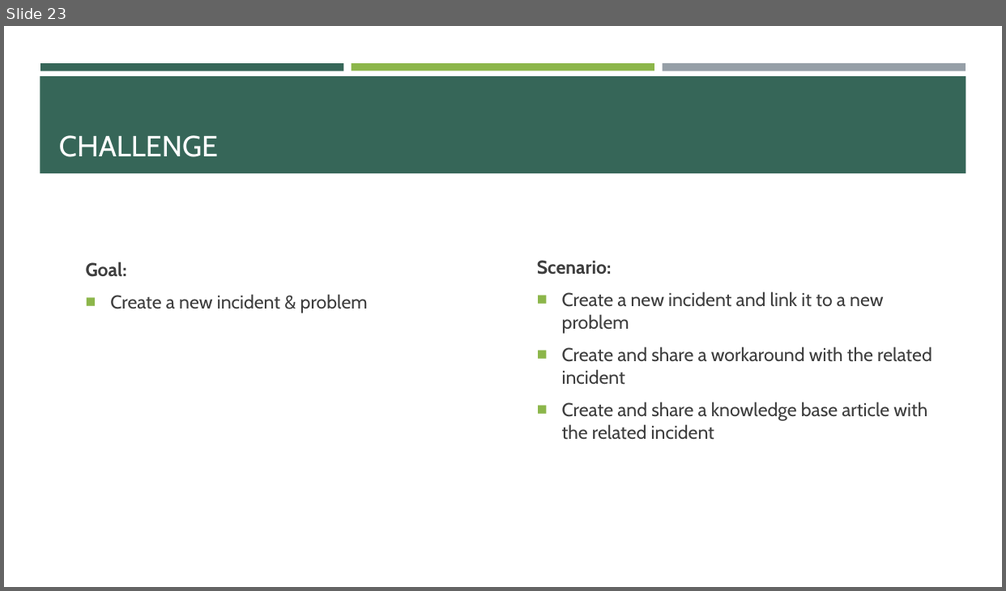
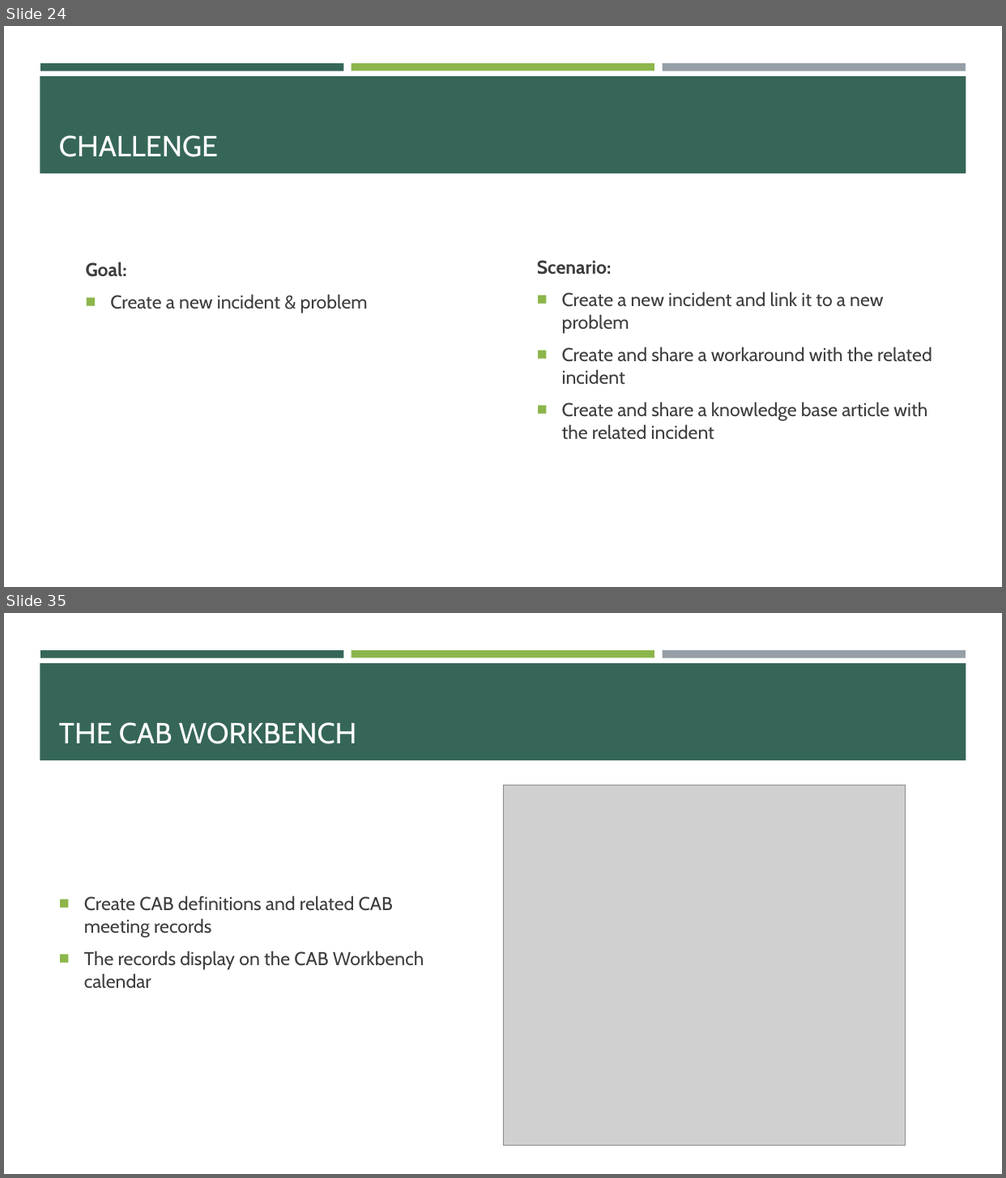
Before and after one commit to e-m-wilson/SNOW, a slide deck: Week_3/Incident_Problem_Management.pptx. Shown one above the other, each under a label of ours: slide 23 before the commit, slides 24 and 35 after it; the slides between them are not shown. The pictures are 1006x591 and 1006x1178 pixels, drawn with LibreOffice and Linux fonts; fonts in the diff are those of the drawing; grey boxes stand for pictures. Boxes give left, top, right and bottom in pixels: in the first picture for what was removed or moved away, otherwise in the second. Text is boxed around its words. In the diff, an @@ line names an element or a change of style, - is before the commit and + after.

```diff
--- a/Week_3/Incident_Problem_Management.pptx
+++ b/Week_3/Incident_Problem_Management.pptx
@@ slide 35 added at (4, 613, 1002, 1174), background #FFFFFF; not listed: 4 template elements that a slide beside it also shows @@
@@ title added at (59, 722, 357, 744), 28 pt, text #FFFFFF @@
+THE CAB WORKBENCH
@@ picture added at (503, 786, 906, 1146) @@
@@ text added at (84, 896, 424, 989), 18 pt, text #3D3D3D @@
+■ Create CAB definitions and related CAB meeting records
+■ The records display on the CAB Workbench calendar
@@ what was slide 23 is now slide 24 @@
```
Also in this commit, not shown: 1 slide changed, 21 other slides added.
